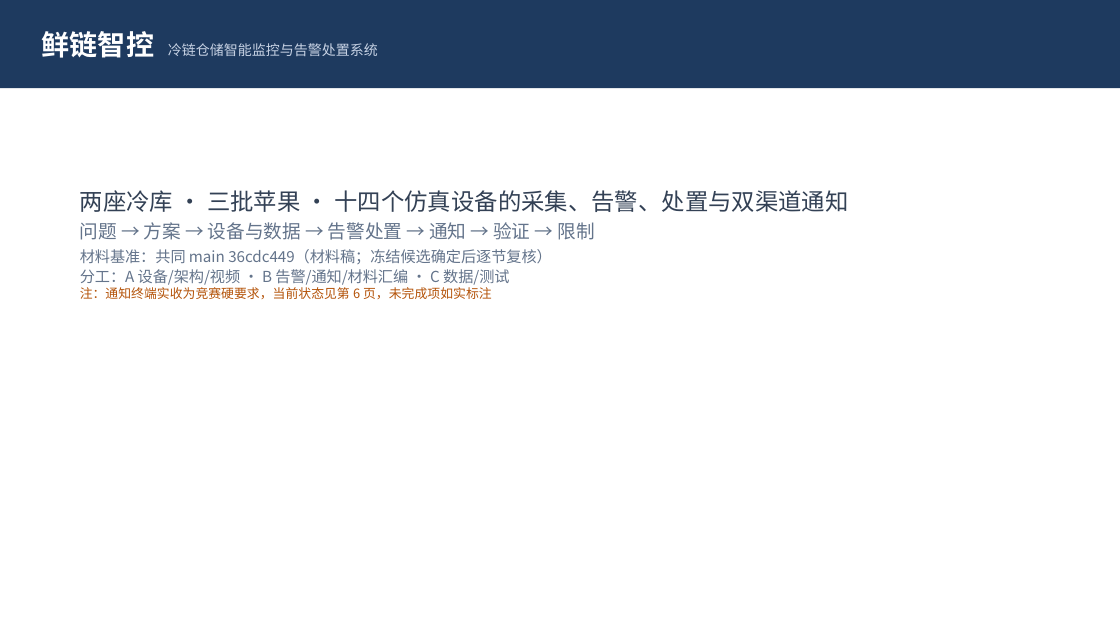
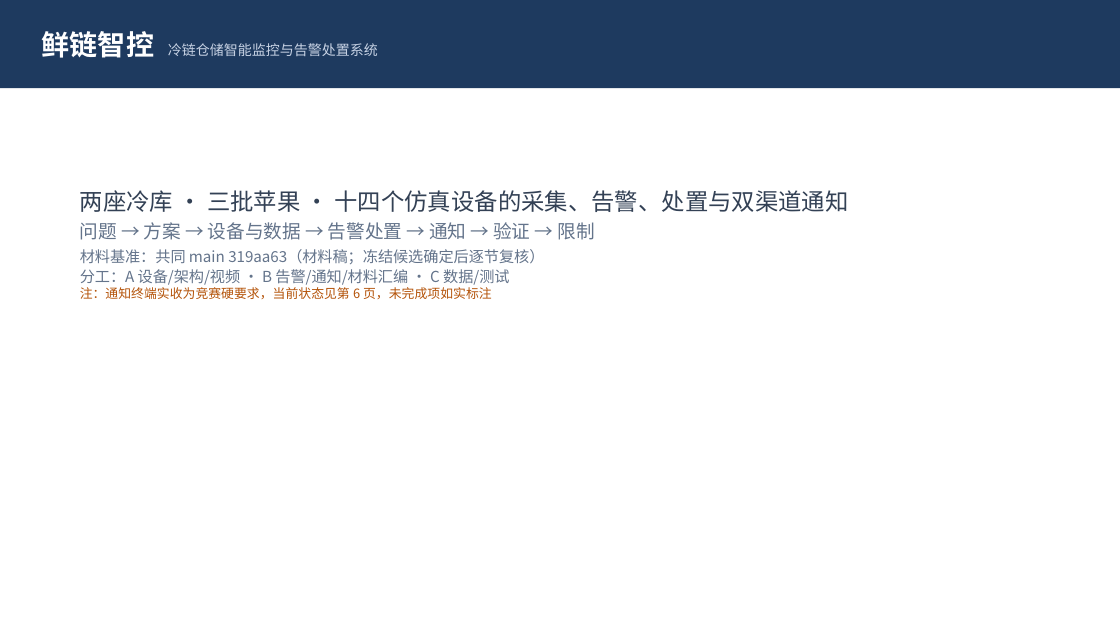
Before and after one commit to Cynthia060913/freshlink-zhikong-public, a slide deck: slide 1 of docs/submission/claude-b-materials/M04-PRESENTATION-DRAFT.pptx. Drawn at 1120x630 pixels with LibreOffice and Linux fonts; fonts in the diff are those of the drawing. Boxes give left, top, right and bottom in pixels: in the first picture for what was removed or moved away, otherwise in the second. Text is boxed around its words. In the diff, an @@ line names an element or a change of style, - is before the commit and + after.

```diff
--- a/docs/submission/claude-b-materials/M04-PRESENTATION-DRAFT.pptx
+++ b/docs/submission/claude-b-materials/M04-PRESENTATION-DRAFT.pptx
@@ text at (x1=80, y1=249, x2=544, y2=264): text changed @@
-材料基准：共同 main 36cdc449（材料稿；冻结候选确定后逐节复核）
+材料基准：共同 main 319aa63（材料稿；冻结候选确定后逐节复核）
```
Also in this commit, not shown: 3 other slides changed, 4 other files.
